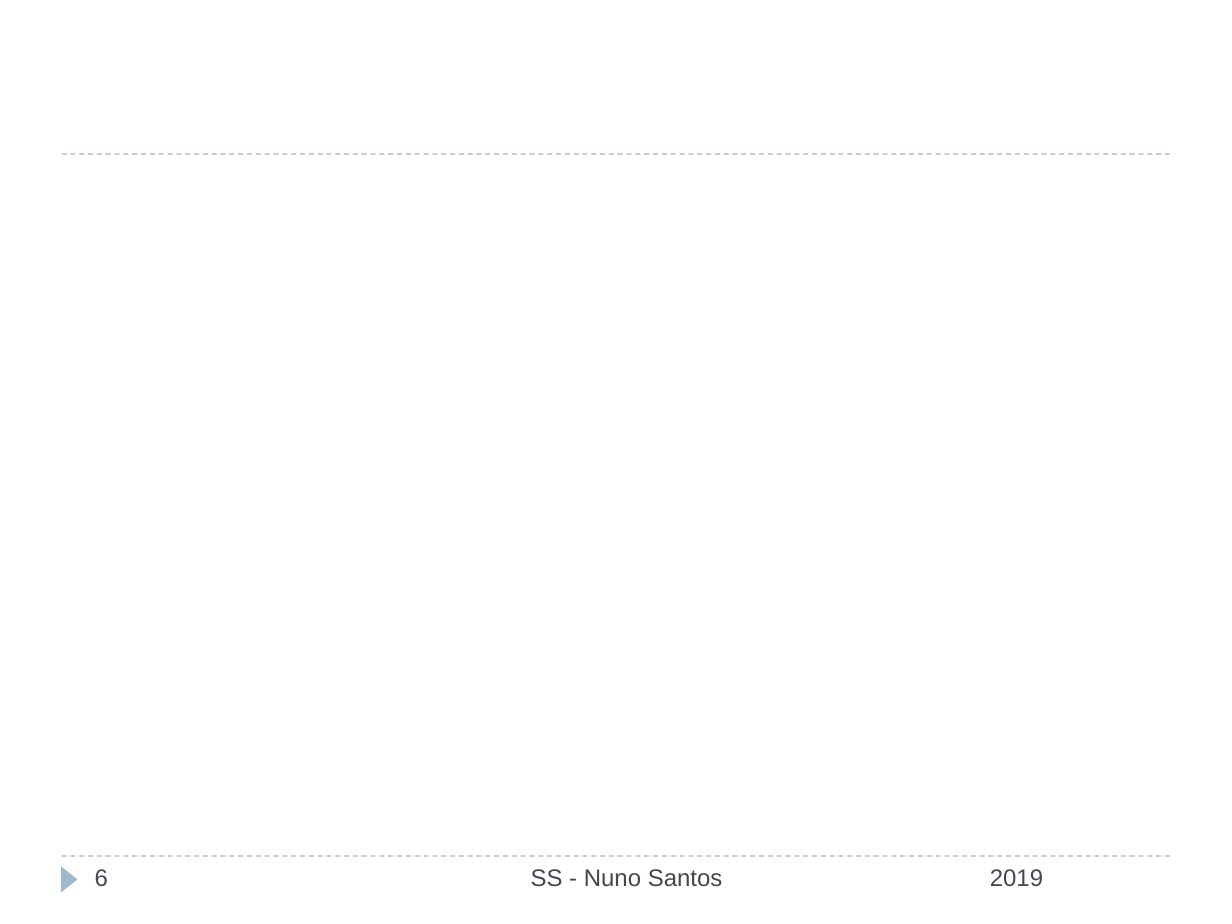
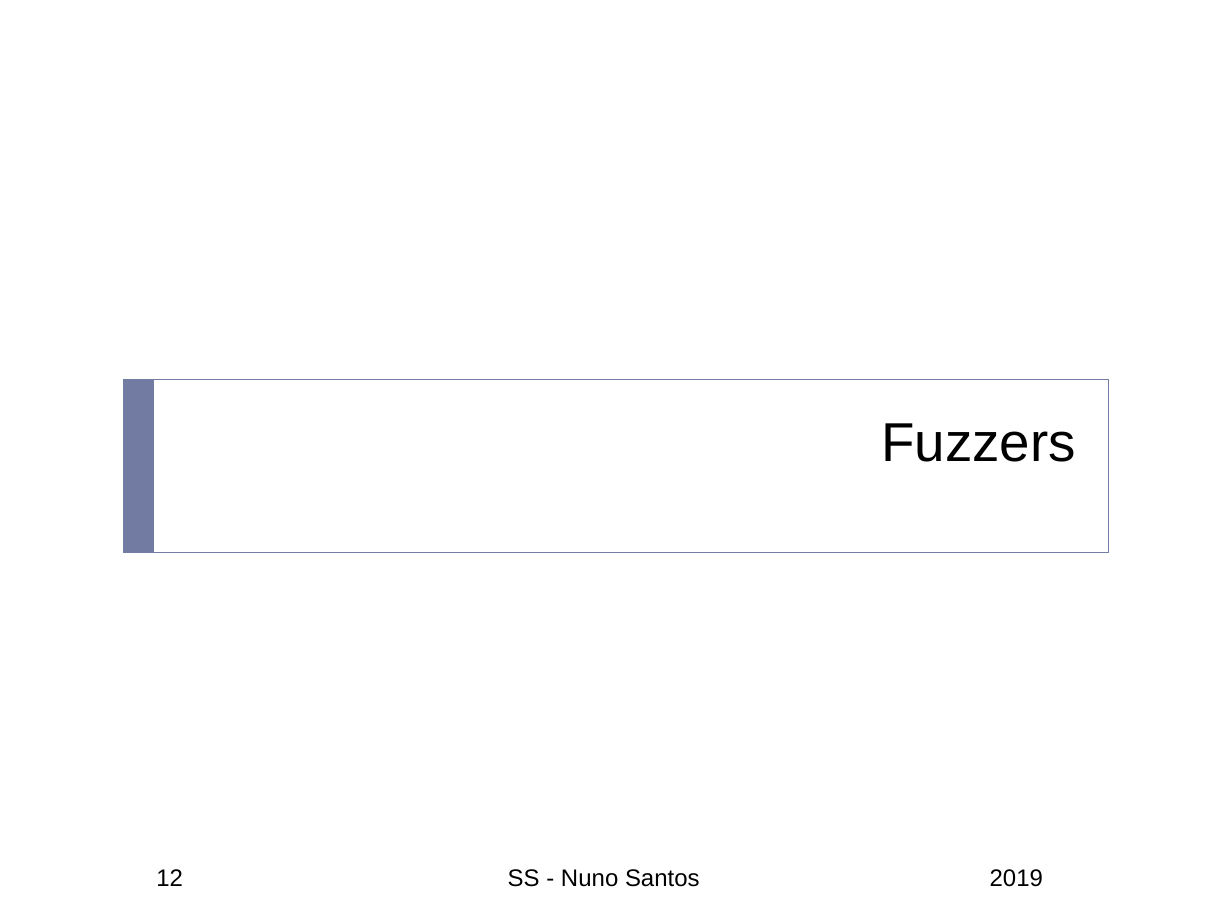
Before and after one commit to nuno-santos/acite2019, a slide deck: slide 12 of teoricas/acite2019-06-auditoria_teste.pptx (slide 6 before the commit). Drawn at 1232x924 pixels with LibreOffice and Linux fonts; fonts in the diff are those of the drawing; background and template pictures are left out. Boxes give left, top, right and bottom in pixels: in the first picture for what was removed or moved away, otherwise in the second. Text is boxed around its words. In the diff, an @@ line names an element or a change of style, - is before the commit and + after.

```diff
--- a/teoricas/acite2019-06-auditoria_teste.pptx
+++ b/teoricas/acite2019-06-auditoria_teste.pptx
@@ line removed from (62, 154) to (1170, 154) @@
@@ rectangle added at <box>123,379,1109,552</box>, outline #727CA3 0.5 pt @@
@@ rectangle added at <box>123,379,154,552</box>, fill #727CA3 @@
@@ title added at <box>881,423,1076,462</box>, 32 pt, text #000000 @@
+Fuzzers
@@ line removed from (62, 856) to (1170, 856) @@
@@ triangle removed at <box>62,866,78,892</box> @@
@@ page number removed at <box>95,869,108,886</box> @@
-6
@@ page number added at <box>156,869,183,886</box>, 14 pt, text #000000 @@
+12
@@ text "SS - Nuno Santos" at <box>508,869,700,887</box>: text colour #464653 to #000000 @@
@@ text "SS - Nuno Santos": place and size @@
-text "SS - Nuno Santos" at <box>531,869,723,887</box>
+text "SS - Nuno Santos" at <box>508,869,700,887</box>
@@ text "2019" at <box>990,869,1043,887</box>: text colour #464653 to #000000 @@
```
Also in this commit, not shown: 9 other slides changed, 13 slides added, 1 slide removed.
